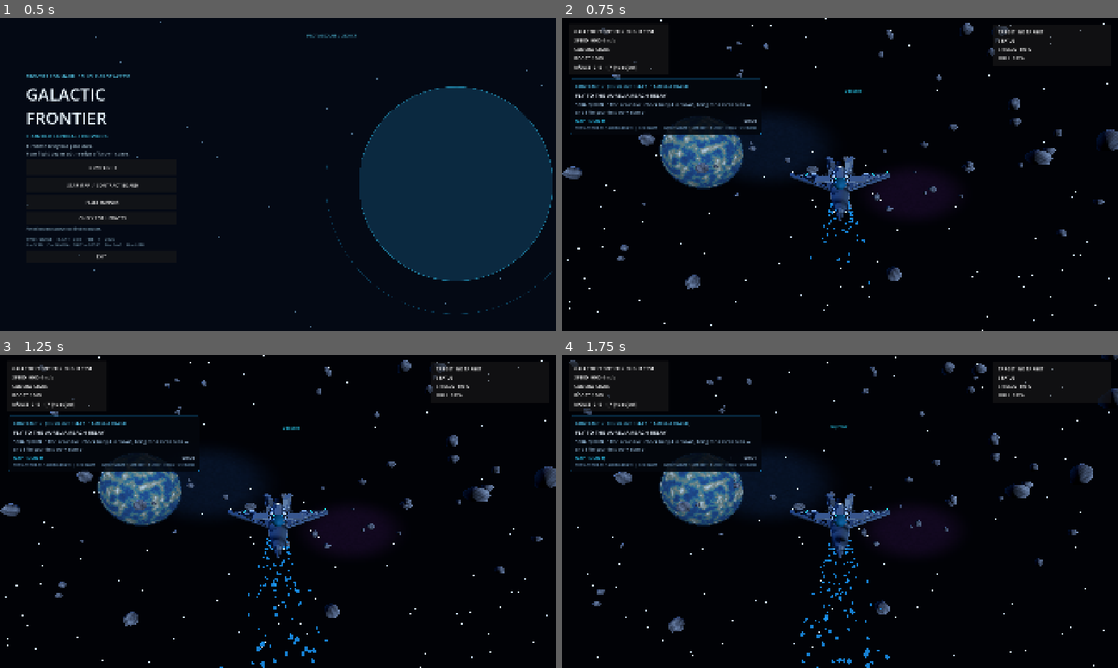
Above: before the commit, frames 1-4 (two rows, left to right).
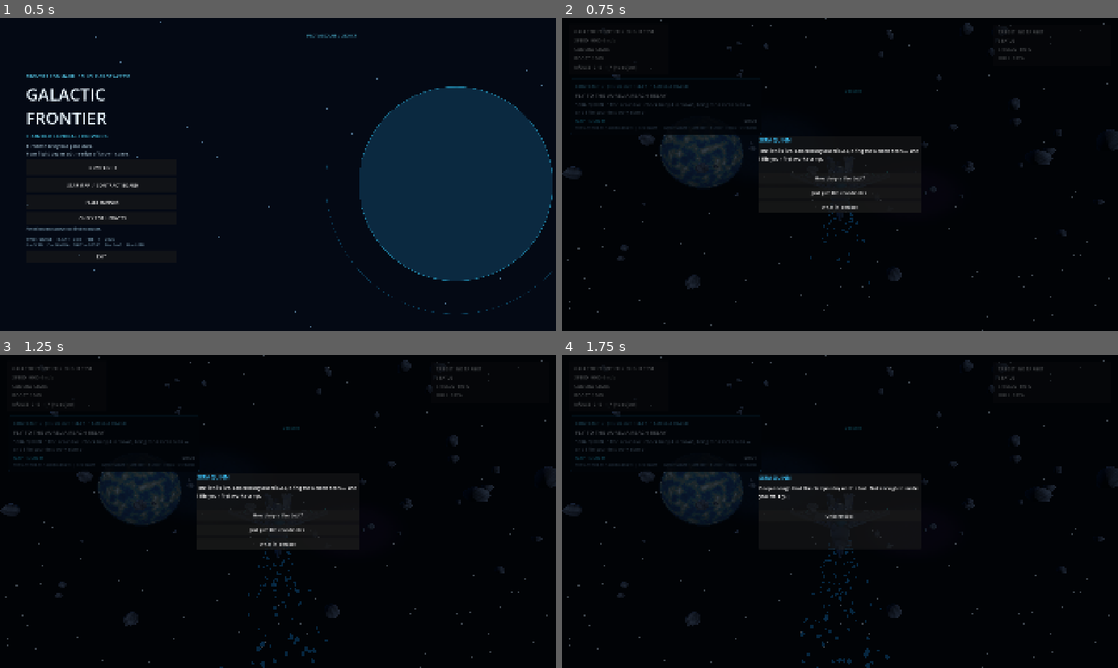
Above: after the commit, the same moments.

Repository: valdissor1990-ui/GALACTIC-FRONTIER
Game: Godot game, scene res://scenes/bootstrap/main.tscn
Two runs of this game, one before a commit and one after it. Both use one fixed random seed, a clock stepped at 60 frames per second and the inputs below.
Inputs (mouse positions are in pixels of both pictures, inside the frame that each line leads up to):
- Up to frame 1 (0.5 s): no input
- Up to frame 2 (0.75 s): click "NEW FLIGHT" at 0.5 s
- Up to frame 3 (1.25 s): no input
- Up to frame 4 (1.75 s): click (840, 514) at 1.25 s, where only the run after the commit has a clickable "How deep is the debt?"

Frame 1 is identical in both runs. In frame 2, 7.3% of the frame differs, in the area x 0-100%, y 0-100%; in frame 3, 7.5%; in frame 4, 8.1%.

Commit message:
Add interactive bilingual M01 dialogue choices

Diff:
--- a/scripts/demo/demo_mission_director.gd
+++ b/scripts/demo/demo_mission_director.gd
@@ -44,6 +44,8 @@
 var _mission_label: Label
 var _objective_label: Label
 var _radio_label: Label
+var _dialogue_layer: CanvasLayer
+var _dialogue_column: VBoxContainer
 var _distance_label: Label
 var _timer_label: Label
 var _progress_label: Label
@@ -75,6 +77,7 @@
 		_set_radio("SERA QUINN", str(line.get("en", "Contract accepted. Approach the relay beacon and scan its core.")))
 		_report_story_event("talk")
 		_report_story_event("undock")
+		call_deferred("_show_story_dialogue", "m01_quinn_intro")
 	else:
 		_set_radio("CONTRACT NETWORK", "%s accepted in %s. Approach the relay beacon and scan its core." % [_contract_name, _system_name])
 	print("MISSION_READY: ", _contract_name, " | SYSTEM: ", _system_name, " | WAVES: ", _waves_per_encounter * 2)
@@ -490,6 +493,79 @@
 	_progress_label.add_theme_font_size_override("font_size", 11)
 	_progress_label.add_theme_color_override("font_color", Color(0.42, 0.58, 0.72))
 	column.add_child(_progress_label)
+
+
+
+func _show_story_dialogue(node_id: String) -> void:
+	var dialogue: Dictionary = DialogueM01M05.get_node(node_id)
+	if dialogue.is_empty():
+		_close_story_dialogue()
+		return
+	if not is_instance_valid(_dialogue_layer):
+		_dialogue_layer = CanvasLayer.new()
+		_dialogue_layer.name = "StoryDialogue"
+		_dialogue_layer.layer = 16
+		_dialogue_layer.process_mode = Node.PROCESS_MODE_ALWAYS
+		world.add_child(_dialogue_layer)
+		var shade := ColorRect.new()
+		shade.color = Color(0.003, 0.012, 0.025, 0.72)
+		shade.set_anchors_and_offsets_preset(Control.PRESET_FULL_RECT)
+		_dialogue_layer.add_child(shade)
+		var center := CenterContainer.new()
+		center.set_anchors_and_offsets_preset(Control.PRESET_FULL_RECT)
+		_dialogue_layer.add_child(center)
+		var panel := PanelContainer.new()
+		panel.custom_minimum_size = Vector2(560.0, 260.0)
+		center.add_child(panel)
+		_dialogue_column = VBoxContainer.new()
+		_dialogue_column.add_theme_constant_override("separation", 12)
+		panel.add_child(_dialogue_column)
+	else:
+		for child in _dialogue_column.get_children():
+			child.queue_free()
+	var speaker := Label.new()
+	speaker.text = str(dialogue.get("speaker", "COMMS")).replace("_", " ").to_upper()
+	speaker.add_theme_color_override("font_color", Color(0.24, 0.78, 1.0))
+	speaker.add_theme_font_size_override("font_size", 18)
+	_dialogue_column.add_child(speaker)
+	var text_data: Dictionary = dialogue.get("text", {})
+	var language := "ru" if OS.get_locale().begins_with("ru") else "en"
+	var message := Label.new()
+	message.text = str(text_data.get(language, text_data.get("en", "")))
+	message.autowrap_mode = TextServer.AUTOWRAP_WORD_SMART
+	message.custom_minimum_size = Vector2(500.0, 76.0)
+	message.add_theme_font_size_override("font_size", 17)
+	_dialogue_column.add_child(message)
+	var choices: Array = dialogue.get("choices", [])
+	if choices.is_empty():
+		var close_button := Button.new()
+		close_button.text = "ПРОДОЛЖИТЬ" if language == "ru" else "CONTINUE"
+		close_button.custom_minimum_size.y = 42.0
+		close_button.pressed.connect(_close_story_dialogue)
+		_dialogue_column.add_child(close_button)
+		return
+	for choice_variant in choices:
+		var choice: Dictionary = choice_variant
+		var choice_text: Dictionary = choice.get("text", {})
+		var button := Button.new()
+		button.text = str(choice_text.get(language, choice_text.get("en", choice.get("id", ""))))
+		button.custom_minimum_size.y = 38.0
+		var next_node := str(choice.get("next", ""))
+		button.pressed.connect(func() -> void:
+			if next_node.is_empty():
+				_close_story_dialogue()
+			else:
+				_show_story_dialogue(next_node)
+		)
+		_dialogue_column.add_child(button)
+
+
+func _close_story_dialogue() -> void:
+	if is_instance_valid(_dialogue_layer):
+		_dialogue_layer.queue_free()
+	_dialogue_layer = null
+	_dialogue_column = null
+
 
 func _set_radio(source: String, message: String) -> void:
 	if is_instance_valid(_radio_label):
